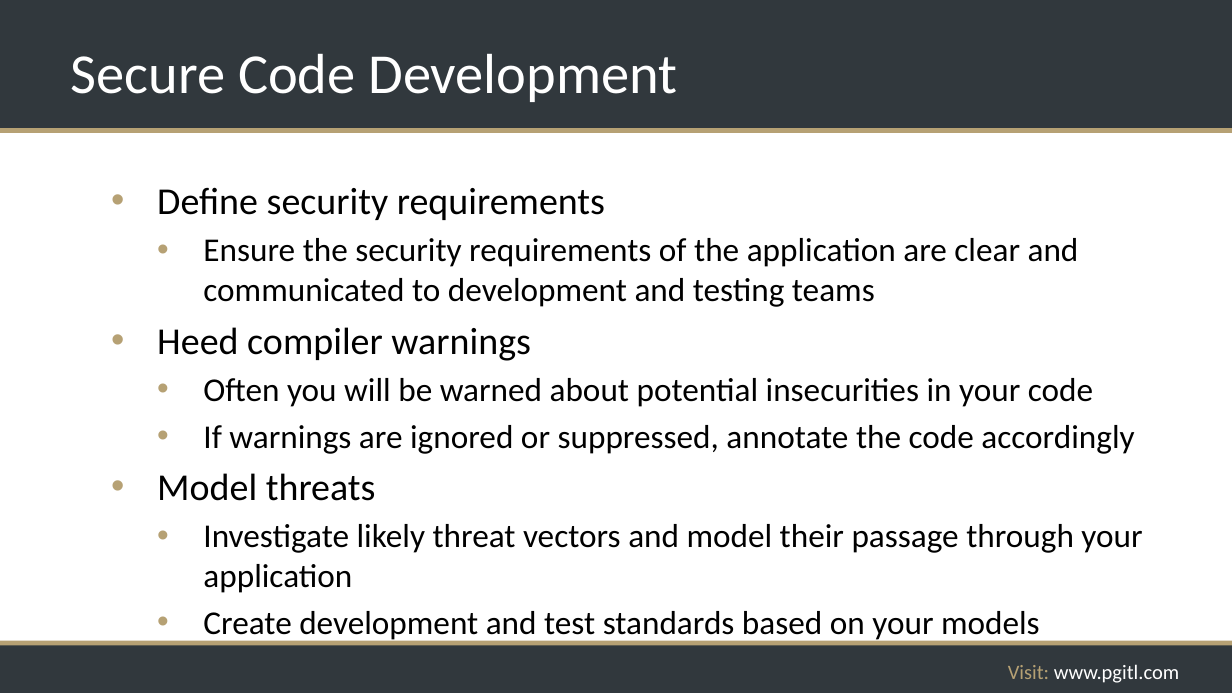
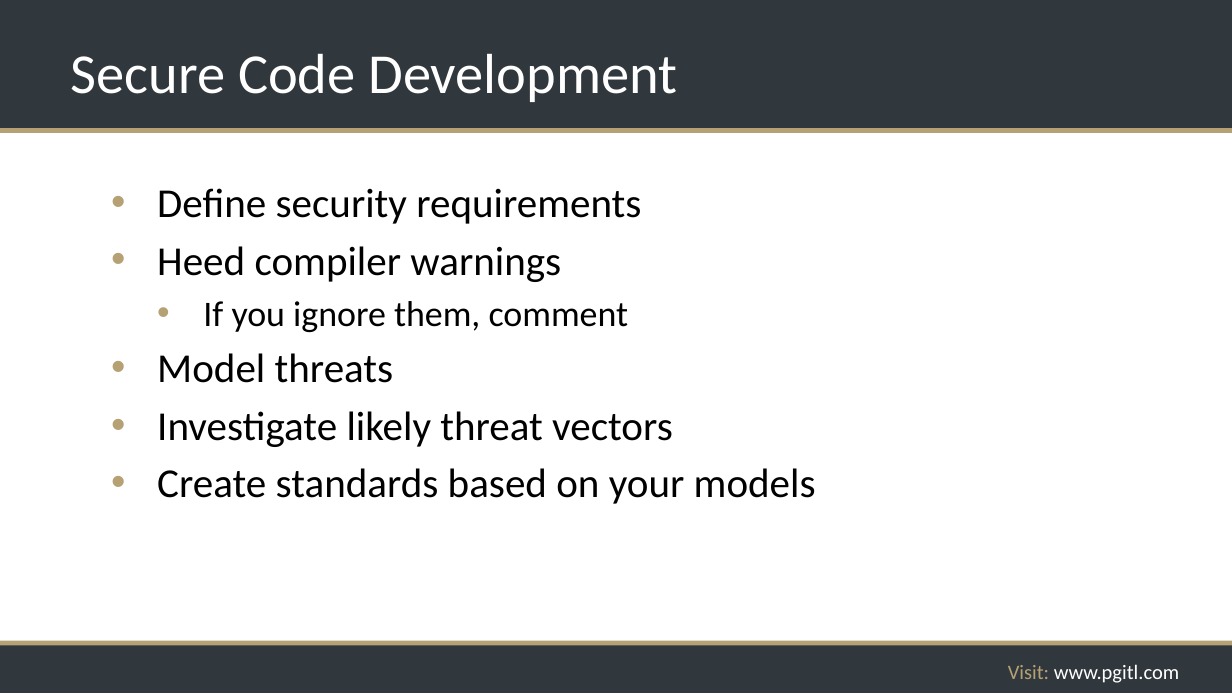
Before and after one commit to rikkouri/project-a, a slide deck: slide 222 of Programming Foundations.pptx (slide 208 before the commit). Drawn at 1232x693 pixels with LibreOffice and Linux fonts; fonts in the diff are those of the drawing; background and template pictures are left out. Boxes give left, top, right and bottom in pixels: in the first picture for what was removed or moved away, otherwise in the second. Text is boxed around its words. In the diff, an @@ line names an element or a change of style, - is before the commit and + after.

```diff
--- a/Programming Foundations.pptx
+++ b/Programming Foundations.pptx
@@ text at bbox=[157, 188, 641, 383]: size 29.6 to 32 pt in "Define security requirements", "Heed compiler warnings", "Model threats" @@
@@ text at bbox=[203, 238, 1079, 307]: paragraph removed @@
-  • Ensure the security requirements of the application are clear and communicated to development and testing teams
@@ text at bbox=[203, 301, 629, 332]: text changed; size 25.9 to 28 pt @@
-  • Often you will be warned about potential insecurities in your code
-  • If warnings are ignored or suppressed, annotate the code accordingly
+  • If you ignore them, comment
@@ text at bbox=[157, 411, 816, 504]: text changed; size 25.9 to 32 pt @@
-  • Investigate likely threat vectors and model their passage through your application
-  • Create development and test standards based on your models
+• Investigate likely threat vectors
+• Create standards based on your models
```
Also in this commit, not shown: 15 other slides changed, 15 slides added, 1 slide removed.
